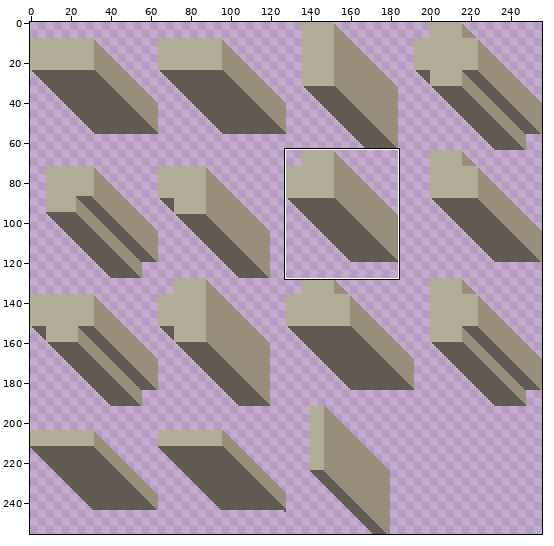
Sprite sheet -- assets/2dwalls.png. The first picture is a wide view before the edit; the outline marks the close-up.
Close-up. Before the edit:
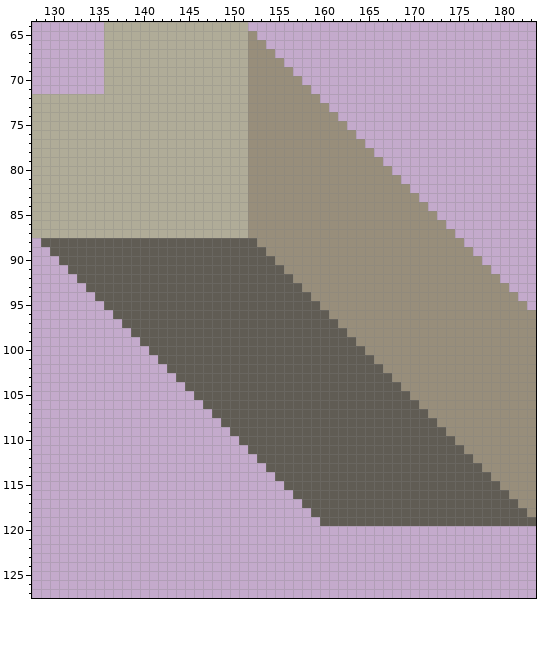
The file is 256x256 pixels. Shown: x 128..183, y 64..127. The commit also changed other parts of the picture, which this record leaves out.
After:
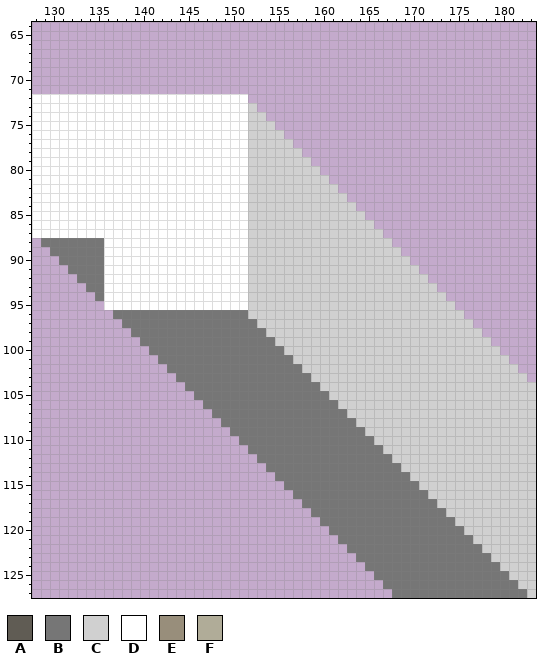
Palette (. is transparent): A #605c54  B #767676  C #d0d0d0  D #ffffff  E #988e7b  F #b0ac98
The exact change:
Changed rows in their new state; - is an unchanged pixel.
first column x 128:
 64 --------................--------------------------------
 65 --------.................-------------------------------
 66 --------..................------------------------------
 67 --------...................-----------------------------
 68 --------....................----------------------------
 69 --------.....................---------------------------
 70 --------......................--------------------------
 71 --------.......................-------------------------
 72 DDDDDDDDDDDDDDDDDDDDDDDD........------------------------
 73 DDDDDDDDDDDDDDDDDDDDDDDDC........-----------------------
 74 DDDDDDDDDDDDDDDDDDDDDDDDCC........----------------------
 75 DDDDDDDDDDDDDDDDDDDDDDDDCCC........---------------------
 76 DDDDDDDDDDDDDDDDDDDDDDDDCCCC........--------------------
 77 DDDDDDDDDDDDDDDDDDDDDDDDCCCCC........-------------------
 78 DDDDDDDDDDDDDDDDDDDDDDDDCCCCCC........------------------
 79 DDDDDDDDDDDDDDDDDDDDDDDDCCCCCCC........-----------------
 80 DDDDDDDDDDDDDDDDDDDDDDDDCCCCCCCC........----------------
 81 DDDDDDDDDDDDDDDDDDDDDDDDCCCCCCCCC........---------------
 82 DDDDDDDDDDDDDDDDDDDDDDDDCCCCCCCCCC........--------------
 83 DDDDDDDDDDDDDDDDDDDDDDDDCCCCCCCCCCC........-------------
 84 DDDDDDDDDDDDDDDDDDDDDDDDCCCCCCCCCCCC........------------
 85 DDDDDDDDDDDDDDDDDDDDDDDDCCCCCCCCCCCCC........-----------
 86 DDDDDDDDDDDDDDDDDDDDDDDDCCCCCCCCCCCCCC........----------
 87 DDDDDDDDDDDDDDDDDDDDDDDDCCCCCCCCCCCCCCC........---------
 88 -BBBBBBBDDDDDDDDDDDDDDDDCCCCCCCCCCCCCCCC........--------
 89 --BBBBBBDDDDDDDDDDDDDDDDCCCCCCCCCCCCCCCCC........-------
 90 ---BBBBBDDDDDDDDDDDDDDDDCCCCCCCCCCCCCCCCCC........------
 91 ----BBBBDDDDDDDDDDDDDDDDCCCCCCCCCCCCCCCCCCC........-----
 92 -----BBBDDDDDDDDDDDDDDDDCCCCCCCCCCCCCCCCCCCC........----
 93 ------BBDDDDDDDDDDDDDDDDCCCCCCCCCCCCCCCCCCCCC........---
 94 -------BDDDDDDDDDDDDDDDDCCCCCCCCCCCCCCCCCCCCCC........--
 95 --------DDDDDDDDDDDDDDDDCCCCCCCCCCCCCCCCCCCCCCC........-
 96 ---------BBBBBBBBBBBBBBBCCCCCCCCCCCCCCCCCCCCCCCC........
 97 ----------BBBBBBBBBBBBBBBCCCCCCCCCCCCCCCCCCCCCCCC.......
 98 -----------BBBBBBBBBBBBBBBCCCCCCCCCCCCCCCCCCCCCCCC......
 99 ------------BBBBBBBBBBBBBBBCCCCCCCCCCCCCCCCCCCCCCCC.....
100 -------------BBBBBBBBBBBBBBBCCCCCCCCCCCCCCCCCCCCCCCC....
101 --------------BBBBBBBBBBBBBBBCCCCCCCCCCCCCCCCCCCCCCCC...
102 ---------------BBBBBBBBBBBBBBBCCCCCCCCCCCCCCCCCCCCCCCC..
103 ----------------BBBBBBBBBBBBBBBCCCCCCCCCCCCCCCCCCCCCCCC.
104 -----------------BBBBBBBBBBBBBBBCCCCCCCCCCCCCCCCCCCCCCCC
105 ------------------BBBBBBBBBBBBBBBCCCCCCCCCCCCCCCCCCCCCCC
106 -------------------BBBBBBBBBBBBBBBCCCCCCCCCCCCCCCCCCCCCC
107 --------------------BBBBBBBBBBBBBBBCCCCCCCCCCCCCCCCCCCCC
108 ---------------------BBBBBBBBBBBBBBBCCCCCCCCCCCCCCCCCCCC
109 ----------------------BBBBBBBBBBBBBBBCCCCCCCCCCCCCCCCCCC
110 -----------------------BBBBBBBBBBBBBBBCCCCCCCCCCCCCCCCCC
111 ------------------------BBBBBBBBBBBBBBBCCCCCCCCCCCCCCCCC
112 -------------------------BBBBBBBBBBBBBBBCCCCCCCCCCCCCCCC
113 --------------------------BBBBBBBBBBBBBBBCCCCCCCCCCCCCCC
114 ---------------------------BBBBBBBBBBBBBBBCCCCCCCCCCCCCC
115 ----------------------------BBBBBBBBBBBBBBBCCCCCCCCCCCCC
116 -----------------------------BBBBBBBBBBBBBBBCCCCCCCCCCCC
117 ------------------------------BBBBBBBBBBBBBBBCCCCCCCCCCC
118 -------------------------------BBBBBBBBBBBBBBBCCCCCCCCCC
119 --------------------------------BBBBBBBBBBBBBBBCCCCCCCCC
120 ---------------------------------BBBBBBBBBBBBBBBCCCCCCCC
121 ----------------------------------BBBBBBBBBBBBBBBCCCCCCC
122 -----------------------------------BBBBBBBBBBBBBBBCCCCCC
123 ------------------------------------BBBBBBBBBBBBBBBCCCCC
124 -------------------------------------BBBBBBBBBBBBBBBCCCC
125 --------------------------------------BBBBBBBBBBBBBBBCCC
126 ---------------------------------------BBBBBBBBBBBBBBBCC
127 ----------------------------------------BBBBBBBBBBBBBBBC
